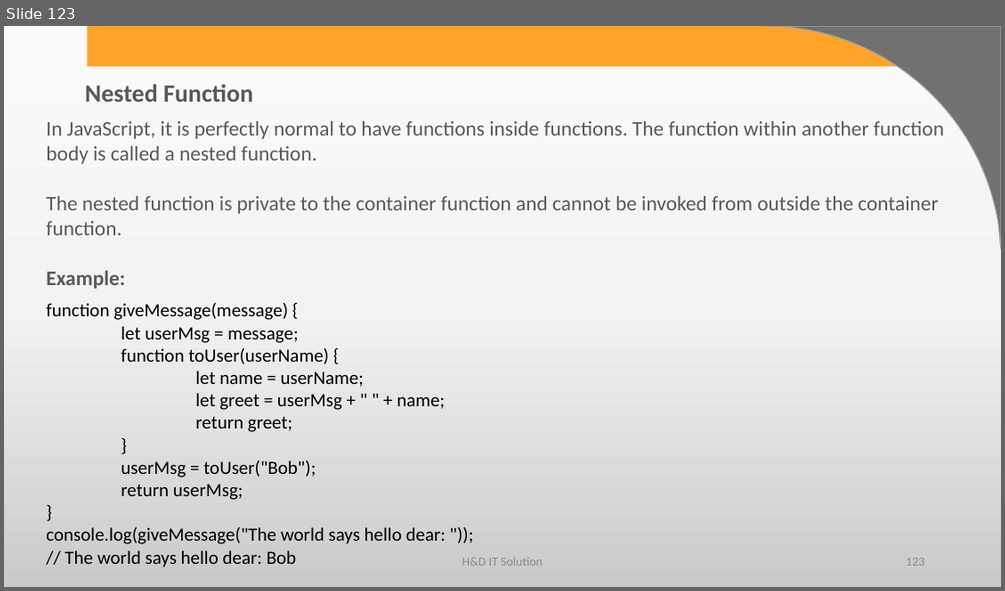
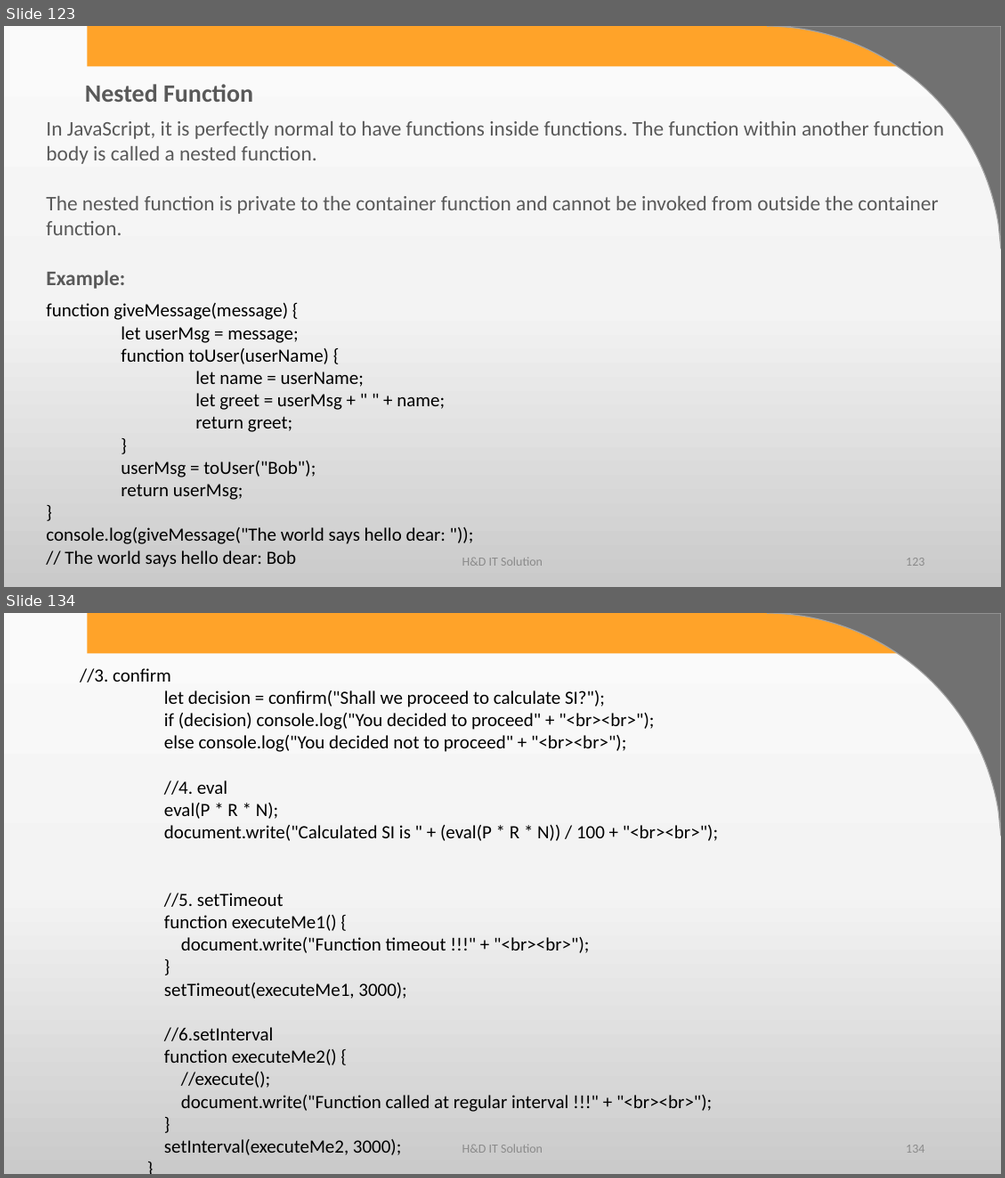
Before and after one commit to harshadasawant/javascript, a slide deck: ppt/JavaScript.pptx. Shown one above the other, each under a label of ours: slide 123 before the commit, slides 123 and 134 after it; the slides between them are not shown. The pictures are 1005x591 and 1005x1178 pixels, drawn with LibreOffice and Linux fonts; fonts in the diff are those of the drawing; background and template pictures are left out. Boxes give left, top, right and bottom in pixels: in the first picture for what was removed or moved away, otherwise in the second. Text is boxed around its words. In the diff, an @@ line names an element or a change of style, - is before the commit and + after.

```diff
--- a/ppt/JavaScript.pptx
+++ b/ppt/JavaScript.pptx
@@ slide 134 added at box(4, 613, 1001, 1174), background gradient #FBFBFB to #F4F4F4 to #CBCBCB; not listed: 2 template elements that a slide beside it also shows @@
@@ text added at box(80, 668, 718, 1155), 18 pt, text #000000 @@
+//3. confirm
+let decision = confirm("Shall we proceed to calculate SI?");
+if (decision) console.log("You decided to proceed" + "<br><br>");
+else console.log("You decided not to proceed" + "<br><br>");
+//4. eval
+eval(P * R * N);
+document.write("Calculated SI is " + (eval(P * R * N)) / 100 + "<br><br>");
+//5. setTimeout
+function executeMe1() {
+document.write("Function timeout !!!" + "<br><br>");
+}
+setTimeout(executeMe1, 3000);
+//6.setInterval
+function executeMe2() {
+//execute();
+document.write("Function called at regular interval !!!" + "<br><br>");
+}
+setInterval(executeMe2, 3000);
+}
@@ text added at box(462, 1143, 542, 1152), 12 pt, text #8C8C8C @@
+H&D IT Solution
@@ page number added at box(906, 1144, 924, 1152), 12 pt, text #8C8C8C @@
+134
```
Also in this commit, not shown: 2 slides changed, 11 other slides added, 2 other files.
